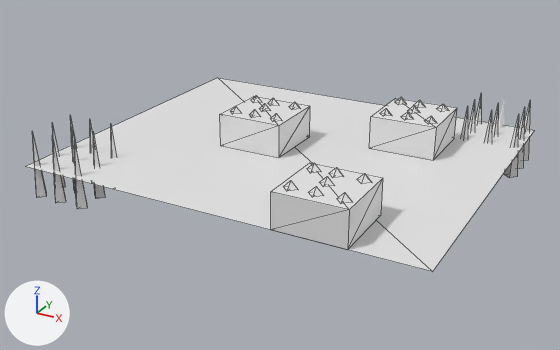
Before and after pictures for a commit that changed the glTF model models/room8/room8.glb.
The view is the same before and after, from a camera (50 mm lens) standing at (2.06, -12.14, 4.32) and looking at (-3.1, -2.77, -0.37). The axes (+X, +Y, +Z) are drawn at lower left. The lights are the same throughout. Mesh edges are drawn as thin lines. Objects named as collision shapes, trigger or cutter boxes, shadow casters or lower levels of detail are left out. Where no turn or scale is listed for an object, it has been applied to the vertices.

The scene before the commit, as lines of its bpy script (objects in view):
```python
ob_cone_015 = bpy.data.objects.new('Cone.015', me_cone_015)
ob_cone_015.location = (-3.51, -2.78, 0.55)
ob_cone_016 = bpy.data.objects.new('Cone.016', me_cone_016)
ob_cone_016.location = (-3.84, -2.78, 0.55)
ob_cone_017 = bpy.data.objects.new('Cone.017', me_cone_017)
ob_cone_017.location = (-3.84, -2.17, 0.55)
ob_cone_018 = bpy.data.objects.new('Cone.018', me_cone_018)
ob_cone_018.location = (-3.54, -2.17, 0.55)
ob_cone_020 = bpy.data.objects.new('Cone.020', me_cone_020)
ob_cone_020.location = (-3.52, -2.46, 0.55)
ob_cone_030 = bpy.data.objects.new('Cone.030', me_cone_030)
ob_cone_030.location = (-5.9, -4.86, 0.02)
ob_cone_031 = bpy.data.objects.new('Cone.031', me_cone_031)
ob_cone_031.location = (-5.9, -4.47, 0.02)
ob_cube_002 = bpy.data.objects.new('Cube.002', me_cube_003)
ob_cube_002.location = (-3.5, -2.48, 0.25)
ob_plane = bpy.data.objects.new('Plane', me_plane)
ob_plane.parent = ob_empty
ob_plane.location = (0.0, 0.0, 0.0)
ob_plane.scale = (2.5, 3.0, 1.0)
# also in view: 'Cube.001' at (-1.5, -4.49, 0.25); 'Cube' at (-1.5, -1.49, 0.25)
```
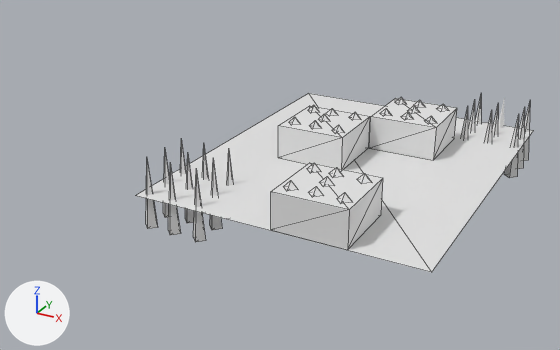
Where the change shows, as pixel boxes (x1, y1, x2, y2) in the pictures (560 x 350 px):
'Plane', moved, rescaled (21% narrower, 8% shorter): before (26, 78, 534, 272); after (135, 93, 534, 272)
'Cube.002', moved: before (220, 96, 310, 158); after (278, 106, 370, 169)
'Cone.036', moved: before (74, 142, 87, 209); after (193, 170, 206, 242)
'Cone.035', moved: before (52, 137, 66, 203); after (168, 165, 181, 235)
'Cone.030', moved: before (33, 135, 46, 198); after (146, 162, 158, 229)
'Cone.037', moved: before (93, 133, 105, 199); after (210, 160, 222, 230)
'Cone.034', moved: before (72, 131, 76, 193); after (185, 154, 194, 223)
'Cone.031', moved: before (52, 124, 65, 187); after (163, 153, 170, 217)
'Cone.038', moved: before (111, 127, 117, 158); after (227, 153, 233, 185)
'Cone.033', moved: before (90, 124, 94, 153); after (202, 148, 208, 180)
'Cone.032', moved: before (70, 115, 77, 148); after (180, 140, 186, 174)
'Cone.015', moved: before (249, 110, 260, 118); after (310, 121, 321, 129)
'Cone.016', moved: before (231, 106, 241, 114); after (289, 117, 300, 125)
'Cone.020', moved: before (259, 104, 270, 111); after (319, 114, 330, 122)
'Cone.018', moved: before (268, 98, 279, 106); after (326, 109, 337, 116)
'Cone.017', moved: before (251, 95, 262, 103); after (308, 105, 319, 113)

What the commit changed:
Object 'Cube.002' (ob_cube_002) moves from (-3.5, -2.48, 0.25) to (-2.5, -2.48, 0.25).
Object 'Cone.015' (ob_cone_015) moves from (-3.51, -2.78, 0.55) to (-2.52, -2.78, 0.55).
Object 'Cone.016' (ob_cone_016) moves from (-3.84, -2.78, 0.55) to (-2.85, -2.78, 0.55).
Object 'Cone.017' (ob_cone_017) moves from (-3.84, -2.17, 0.55) to (-2.85, -2.17, 0.55).
Object 'Cone.018' (ob_cone_018) moves from (-3.54, -2.17, 0.55) to (-2.54, -2.17, 0.55).
Object 'Cone.020' (ob_cone_020) moves from (-3.52, -2.46, 0.55) to (-2.53, -2.46, 0.55).
Object 'Cone.030' (ob_cone_030) moves from (-5.9, -4.86, 0.02) to (-3.9, -4.86, 0.02).
Object 'Cone.031' (ob_cone_031) moves from (-5.9, -4.47, 0.02) to (-3.9, -4.47, 0.02).
Object 'Cone.032' (ob_cone_032) moves from (-5.9, -4.1, 0.02) to (-3.9, -4.1, 0.02).
Object 'Cone.033' (ob_cone_033) moves from (-5.53, -4.1, 0.02) to (-3.54, -4.1, 0.02).
Object 'Cone.034' (ob_cone_034) moves from (-5.53, -4.47, 0.02) to (-3.54, -4.47, 0.02).
Object 'Cone.035' (ob_cone_035) moves from (-5.53, -4.86, 0.02) to (-3.54, -4.86, 0.02).
Object 'Cone.036' (ob_cone_036) moves from (-5.13, -4.86, 0.02) to (-3.14, -4.86, 0.02).
Object 'Cone.037' (ob_cone_037) moves from (-5.13, -4.47, 0.02) to (-3.14, -4.47, 0.02).
Object 'Cone.038' (ob_cone_038) moves from (-5.13, -4.1, 0.02) to (-3.14, -4.1, 0.02).
Object 'Plane' (ob_plane) moves from (0.0, 0.0, 0.0) to (-0.0164, -0.984, 0.0).
Object 'Plane' (ob_plane) is rescaled from (2.5, 3.0, 1.0) to (2.5, 2.01, 1.0).
